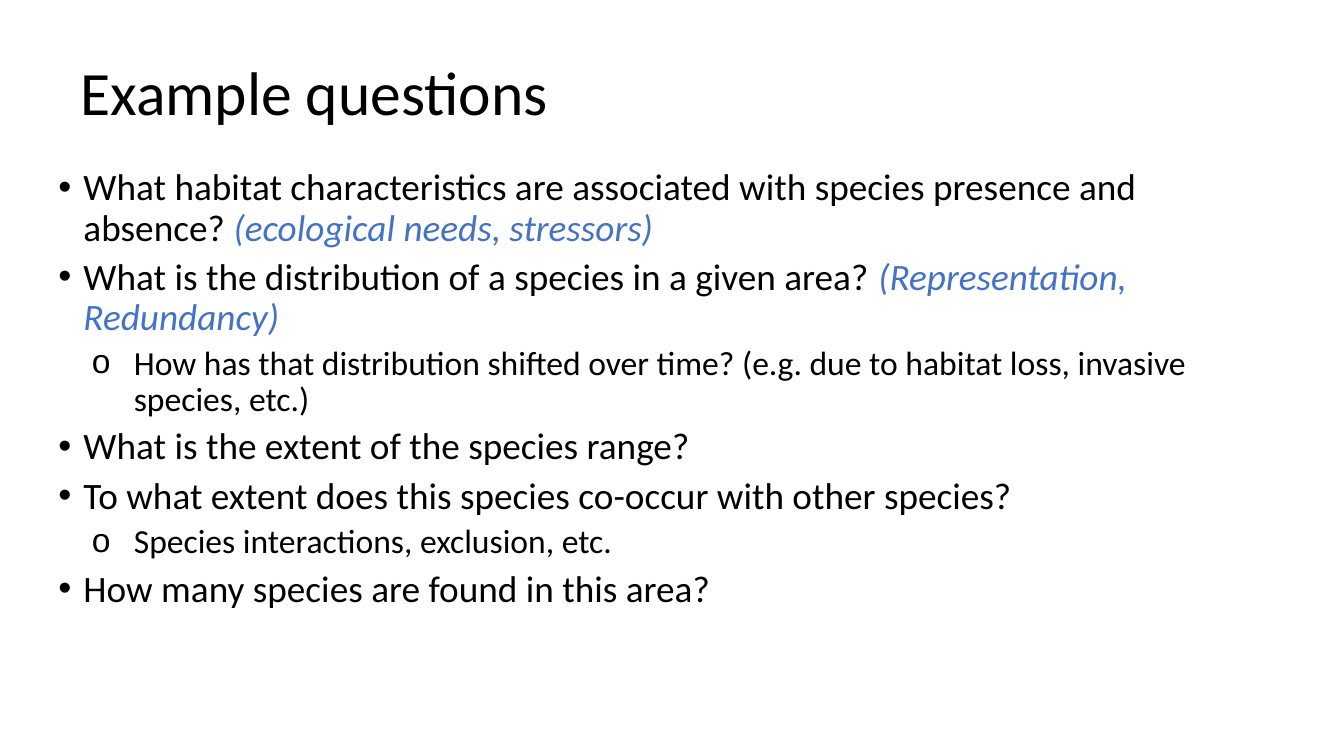
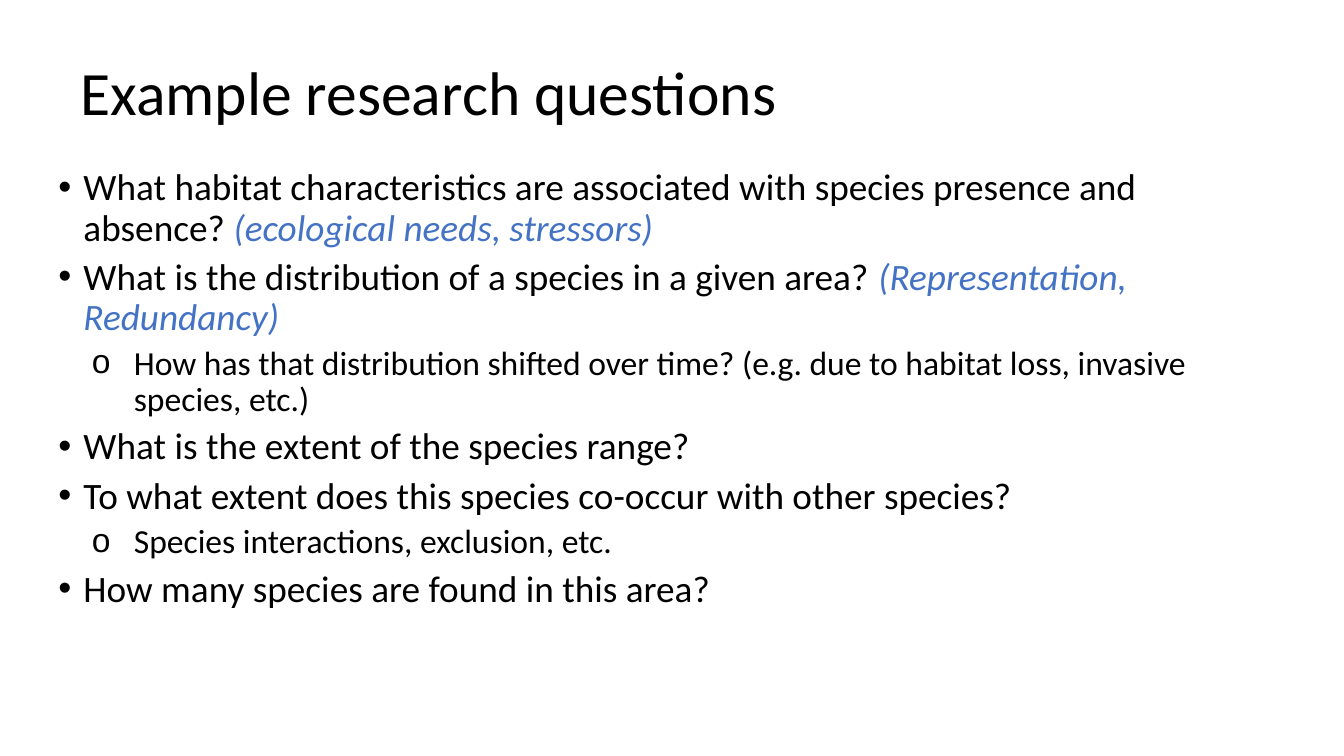
Before and after one commit to annamtucker/ssa-200, a slide deck: slide 30 of static/lectures/SSA_Lecture3_Occupancy_Data.pptx. Drawn at 1344x756 pixels with LibreOffice and Linux fonts; fonts in the diff are those of the drawing; background and template pictures are left out. Boxes give left, top, right and bottom in pixels: in the first picture for what was removed or moved away, otherwise in the second. Text is boxed around its words. In the diff, an @@ line names an element or a change of style, - is before the commit and + after.

```diff
--- a/static/lectures/SSA_Lecture3_Occupancy_Data.pptx
+++ b/static/lectures/SSA_Lecture3_Occupancy_Data.pptx
@@ title at (81,72,776,125): text changed @@
-Example questions
+Example research questions
```
Also in this commit, not shown: 6 other slides changed, 16 other files.
